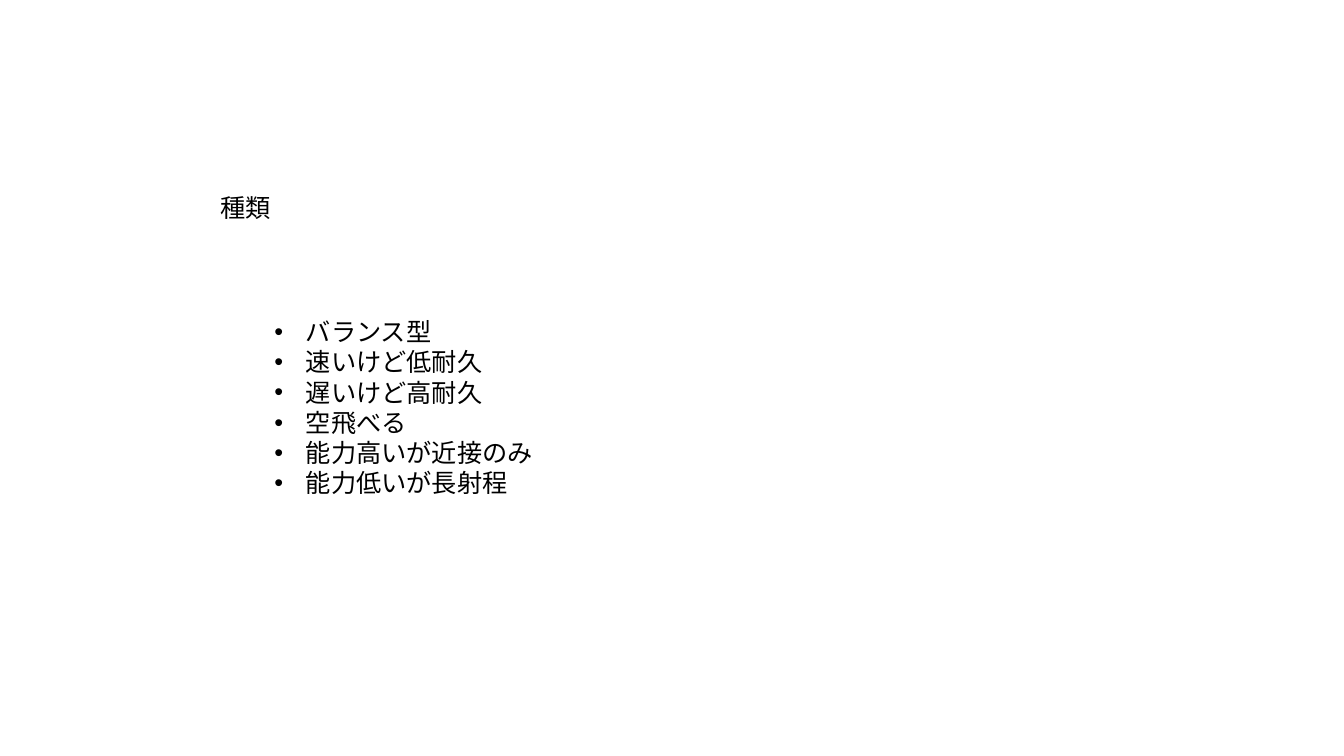
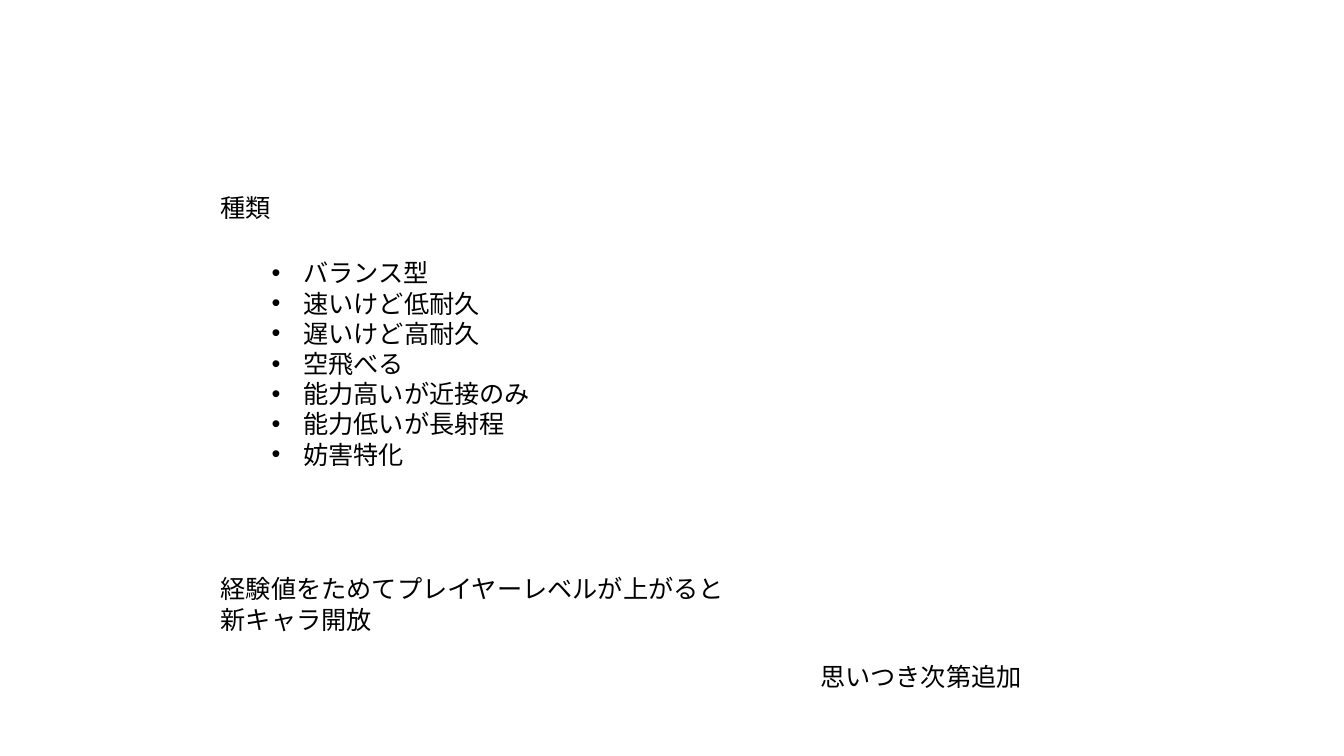
Before and after one commit to soushi1116/Employment, a slide deck: slide 2 of 仕様書/キャラクター.pptx. Drawn at 1344x756 pixels with LibreOffice and Linux fonts; fonts in the diff are those of the drawing. Boxes give left, top, right and bottom in pixels: in the first picture for what was removed or moved away, otherwise in the second. Text is boxed around its words. In the diff, an @@ line names an element or a change of style, - is before the commit and + after.

```diff
--- a/仕様書/キャラクター.pptx
+++ b/仕様書/キャラクター.pptx
@@ text "バランス型": place and size @@
-text "バランス型" at [306,320,533,494]
+text "バランス型" at [303,261,530,466]
@@ text at [303,442,404,466]: paragraph added @@
+• 妨害特化
@@ text added at [221,577,724,631], 18 pt, text #000000 @@
+経験値をためてプレイヤーレベルが上がると
+新キャラ開放
@@ text added at [820,665,1022,688], 18 pt, text #000000 @@
+思いつき次第追加
```
Also in this commit, not shown: 2 other files.
